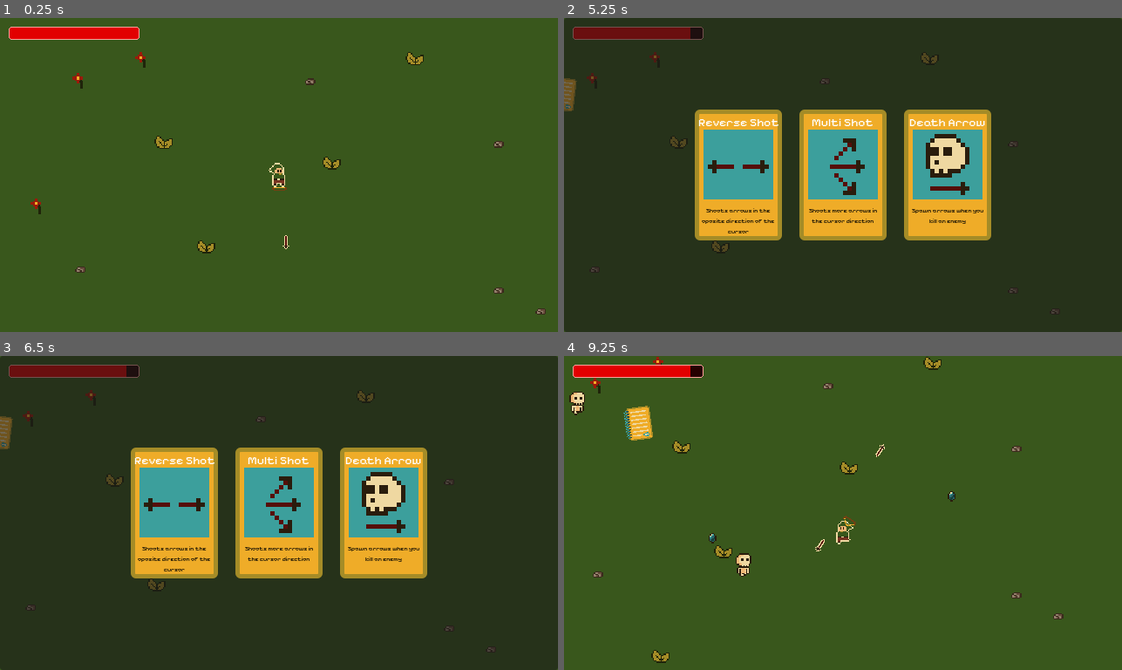
Above: before the commit, frames 1-4 (two rows, left to right).
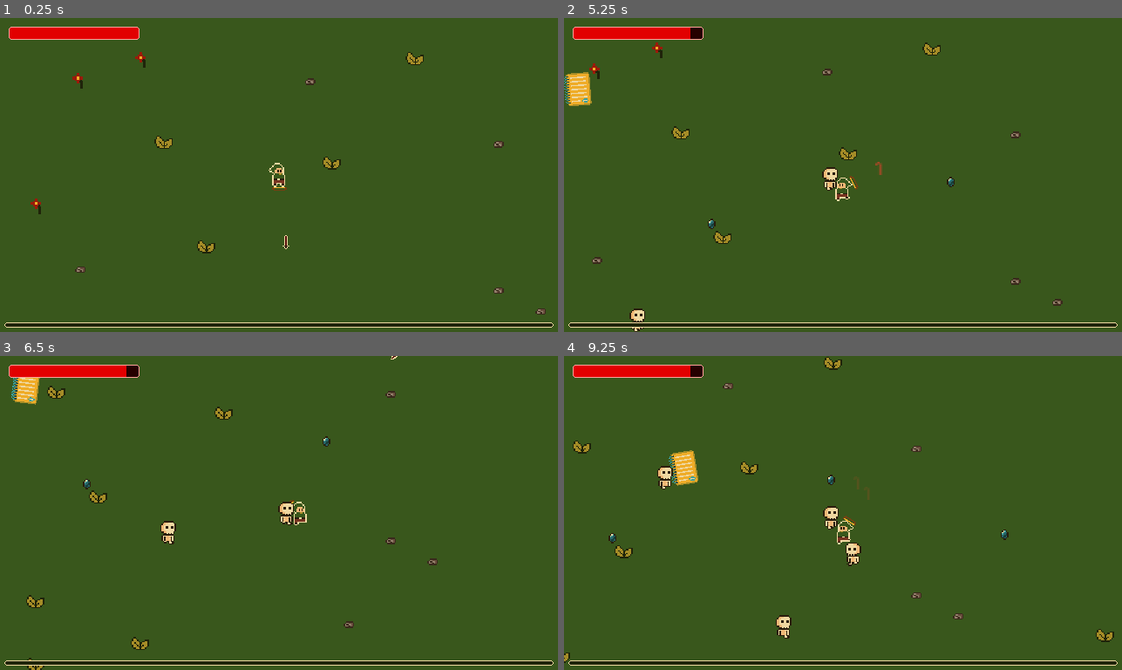
Above: after the commit, the same moments.

Repository: danilomacb/RAMter
Game: Godot game, scene res://Scenes/Game.tscn
The game is run twice, just before and just after one commit, with the same random seed, the same clock (stepped at 60 frames per second) and the same inputs.
Inputs (mouse positions are in pixels of both pictures, inside the frame that each line leads up to):
- Up to frame 1 (0.25 s): no input
- Up to frame 2 (5.25 s): move the mouse to (965, 159) at 0.52 s; hold Right (MoveRight) 0.53-1.28 s; move the mouse to (731, 190) at 1.27 s; hold Down (MoveDown) 1.28-2.03 s; move the mouse to (898, 105) at 2.02 s; hold Right (MoveRight) 2.03-2.78 s; move the mouse to (815, 237) at 2.77 s; hold Up (MoveUp) 2.78-3.53 s; move the mouse to (1010, 222) at 3.52 s; hold Left (MoveLeft) 3.53-5.03 s; move the mouse to (675, 127) at 4.27 s; move the mouse to (870, 175) at 5.02 s; hold Down (MoveDown) from 5.03 s (still down)
- Up to frame 3 (6.5 s): move the mouse to (195, 434) at 5.77 s; release Down (MoveDown) at 5.78 s; hold Right (MoveRight) from 5.78 s (still down)
- Up to frame 4 (9.25 s): move the mouse to (965, 497) at 6.52 s; release Right (MoveRight) at 6.53 s; hold Up (MoveUp) 6.53-7.28 s; move the mouse to (731, 528) at 7.27 s; hold Right (MoveRight) 7.28-8 s; click "Reverse Shot" at 8 s; move the mouse to (898, 443) at 8.77 s; hold Down (MoveDown) from 8.78 s (still down)

The runs differ from the first frame. In frame 1, 1.6% of the frame differs, in the area x 0-100%, y 96-99%; in frame 2, 98%, in the area x 0-100%, y 0-100%; in frame 3, 98%; in frame 4, 5.1%.

Commit message:
exp bar created

Diff:
--- a/Prefabs/Hp.tscn
+++ b/Prefabs/Hp.tscn
@@ -2,8 +2,9 @@
 
 [ext_resource type="Script" path="res://Scripts/Hp.gd" id="1_4wkjy"]
 
-[node name="Hp" type="Node"]
+[node name="Hp" type="Node" node_paths=PackedStringArray("timer")]
 script = ExtResource("1_4wkjy")
+timer = NodePath("Timer")
 
 [node name="Timer" type="Timer" parent="."]
 
--- a/Prefabs/Player.tscn
+++ b/Prefabs/Player.tscn
@@ -137,9 +137,10 @@
 autoplay = "Idle"
 script = ExtResource("8_xbqv5")
 
-[node name="Hp" parent="." instance=ExtResource("3_1l1p5")]
+[node name="Hp" parent="." node_paths=PackedStringArray("timer") instance=ExtResource("3_1l1p5")]
 maxHp = 10.0
 invulnerabilityTime = 1.0
+timer = NodePath("../Timer")
 
 [node name="PlayerExp" type="Node" parent="."]
 script = ExtResource("4_8yrjw")
--- a/Prefabs/UpgradeCard.tscn
+++ b/Prefabs/UpgradeCard.tscn
@@ -82,6 +82,7 @@
 grow_horizontal = 2
 grow_vertical = 0
 theme_override_colors/font_color = Color(0, 0, 0, 1)
+theme_override_constants/line_spacing = 0
 theme_override_fonts/font = ExtResource("8_r4h3a")
 theme_override_font_sizes/font_size = 7
 text = "Description"
--- a/Scenes/Game.tscn
+++ b/Scenes/Game.tscn
@@ -74,6 +74,30 @@
 tint_over = Color(0.988235, 0.639216, 0.607843, 1)
 tint_progress = Color(0.886275, 0, 0, 1)
 
+[node name="ExpBar" type="TextureProgressBar" parent="CanvasLayer/Control"]
+layout_mode = 1
+anchors_preset = 12
+anchor_top = 1.0
+anchor_right = 1.0
+anchor_bottom = 1.0
+offset_left = 5.0
+offset_top = -11.0
+offset_right = -5.0
+offset_bottom = -5.0
+grow_horizontal = 2
+grow_vertical = 0
+nine_patch_stretch = true
+stretch_margin_left = 3
+stretch_margin_top = 3
+stretch_margin_right = 3
+stretch_margin_bottom = 3
+texture_under = ExtResource("5_7o43d")
+texture_over = ExtResource("6_2kjhh")
+texture_progress = ExtResource("5_7o43d")
+tint_under = Color(0.121569, 0.141176, 0.0392157, 1)
+tint_over = Color(0.937255, 0.847059, 0.631373, 1)
+tint_progress = Color(0.937255, 0.67451, 0.156863, 1)
+
 [node name="UpgradePanel" type="Panel" parent="CanvasLayer/Control"]
 visible = false
 layout_mode = 1
--- a/Scripts/Hp.gd
+++ b/Scripts/Hp.gd
@@ -5,11 +5,12 @@
 @export var hpType: HpType
 @export var maxHp: float
 @export var invulnerabilityTime: float
+@export var timer: Timer
 
-@onready var timer = $Timer
 @onready var curHp = maxHp
 @onready var game = get_node("/root/Game")
 @onready var gameOverPanel = get_node("/root/Game/CanvasLayer/Control/GameOverPanel")
+@onready var hpBar: TextureProgressBar = get_node("/root/Game/CanvasLayer/Control/HpBar")
 
 var damageIndicator: PackedScene = load("res://Prefabs/DamageIndicator.tscn")
 var exp: PackedScene = load("res://Prefabs/Exp.tscn")
@@ -39,7 +40,6 @@
 	get_tree().root.add_child(instantiatedDamageIndicator)
 
 	if hpType == HpType.Player:
-		var hpBar = get_node("/root/Game/CanvasLayer/Control/HpBar") as TextureProgressBar
 		hpBar.value = (curHp / maxHp) * 100
 
 	if curHp <= 0:
--- a/Scripts/PlayerExp.gd
+++ b/Scripts/PlayerExp.gd
@@ -3,6 +3,8 @@
 signal OnLevelUp
 
 @export var expIncrementor: int
+
+@onready var expBar: TextureProgressBar = get_node("/root/Game/CanvasLayer/Control/ExpBar")
 
 var expCollected: int
 var lv: int
@@ -10,14 +12,18 @@
 
 func AddExp():
 	expCollected += expIncrementor
+
+	expBar.value = (float(expCollected) / float(nexLvExp)) * 100
+	print(expBar.value)
+
 	if expCollected >= nexLvExp:
 		LevelUp()
+		expBar.value = 0
 
 func LevelUp():
 	emit_signal("OnLevelUp")
 	expCollected = 0
 	nexLvExp *= 2
 	lv += 1
-	print("lv: " + str(lv))
 	get_node("/root/Game/CanvasLayer/Control/UpgradePanel").visible = true
 	get_tree().paused = true
